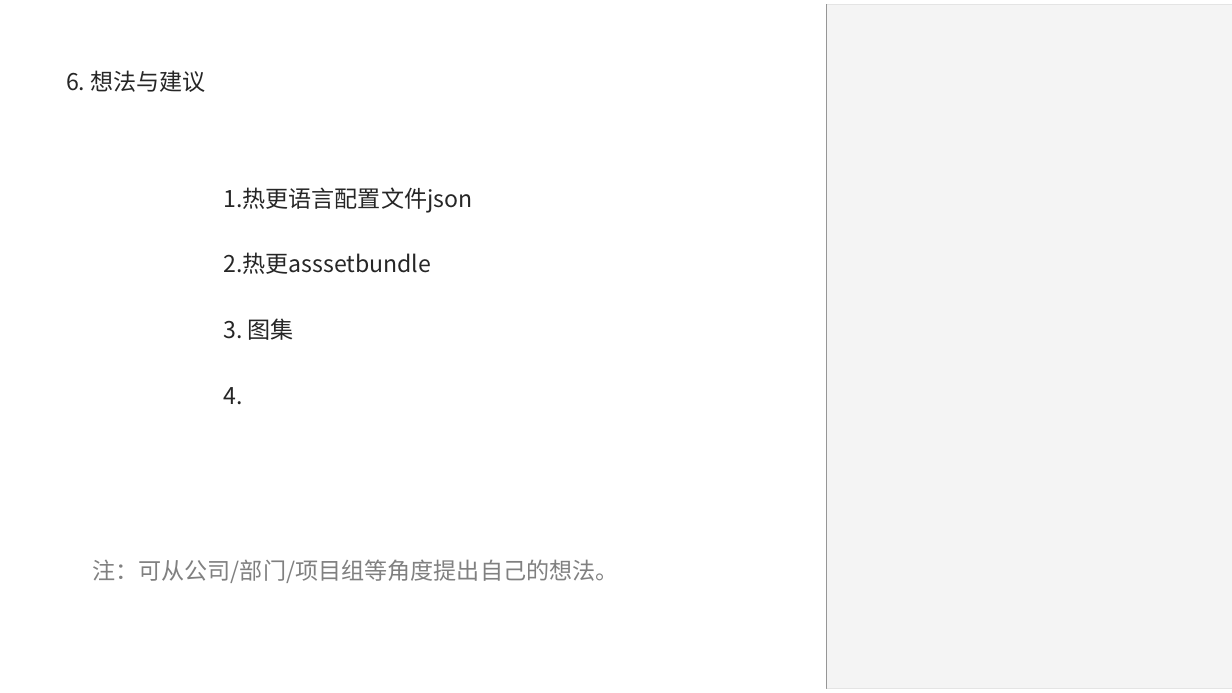
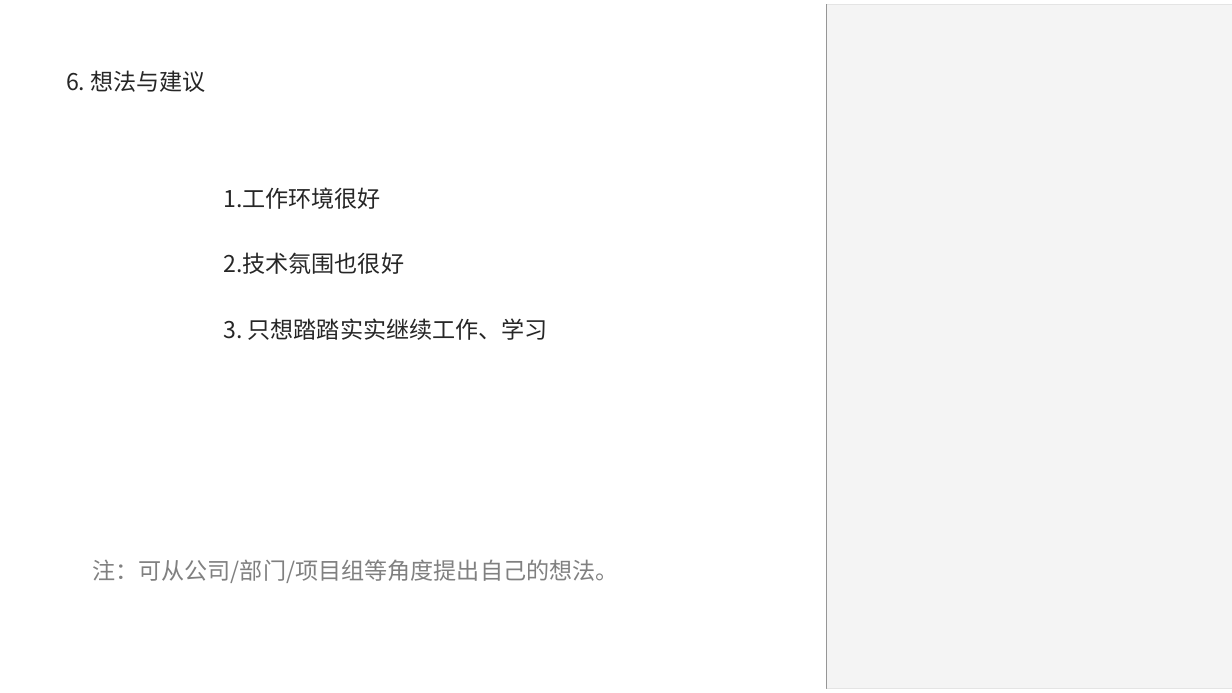
Before and after one commit to Hengle/UnityLearn-1, a slide deck: slide 8 of 转正答辩PPT_篮球前端_王祖雄.pptx. Drawn at 1232x693 pixels with LibreOffice and Linux fonts; fonts in the diff are those of the drawing; grey boxes stand for pictures; background and template pictures are left out. Boxes give left, top, right and bottom in pixels: in the first picture for what was removed or moved away, otherwise in the second. Text is boxed around its words. In the diff, an @@ line names an element or a change of style, - is before the commit and + after.

```diff
--- a/转正答辩PPT_篮球前端_王祖雄.pptx
+++ b/转正答辩PPT_篮球前端_王祖雄.pptx
@@ text at [223, 187, 548, 340]: text changed @@
-1.热更语言配置文件json
-2.热更asssetbundle
-3. 图集
-4.
+1.工作环境很好
+2.技术氛围也很好
+3. 只想踏踏实实继续工作、学习
```
Also in this commit, not shown: 5 other slides changed.
